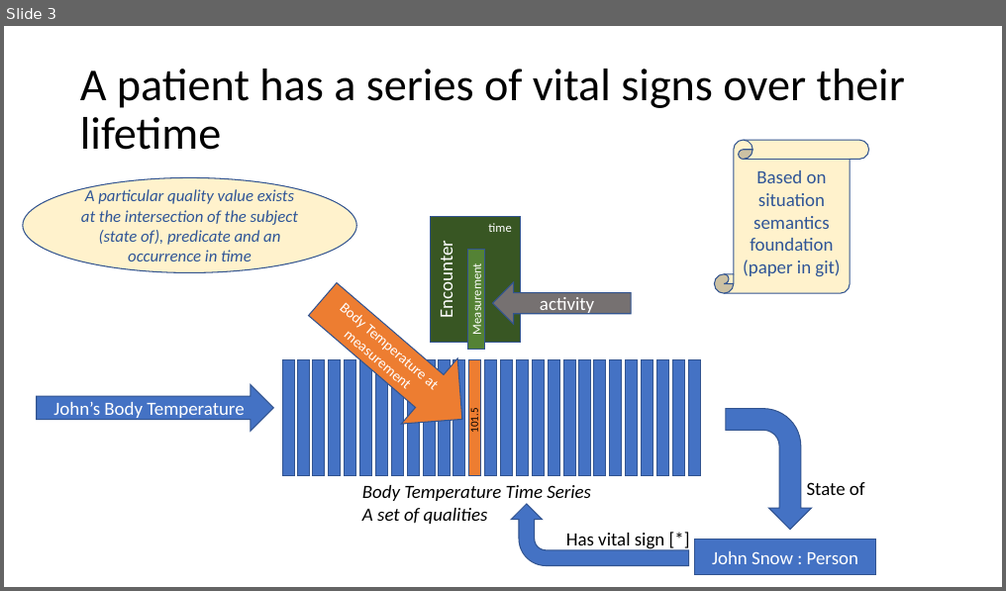
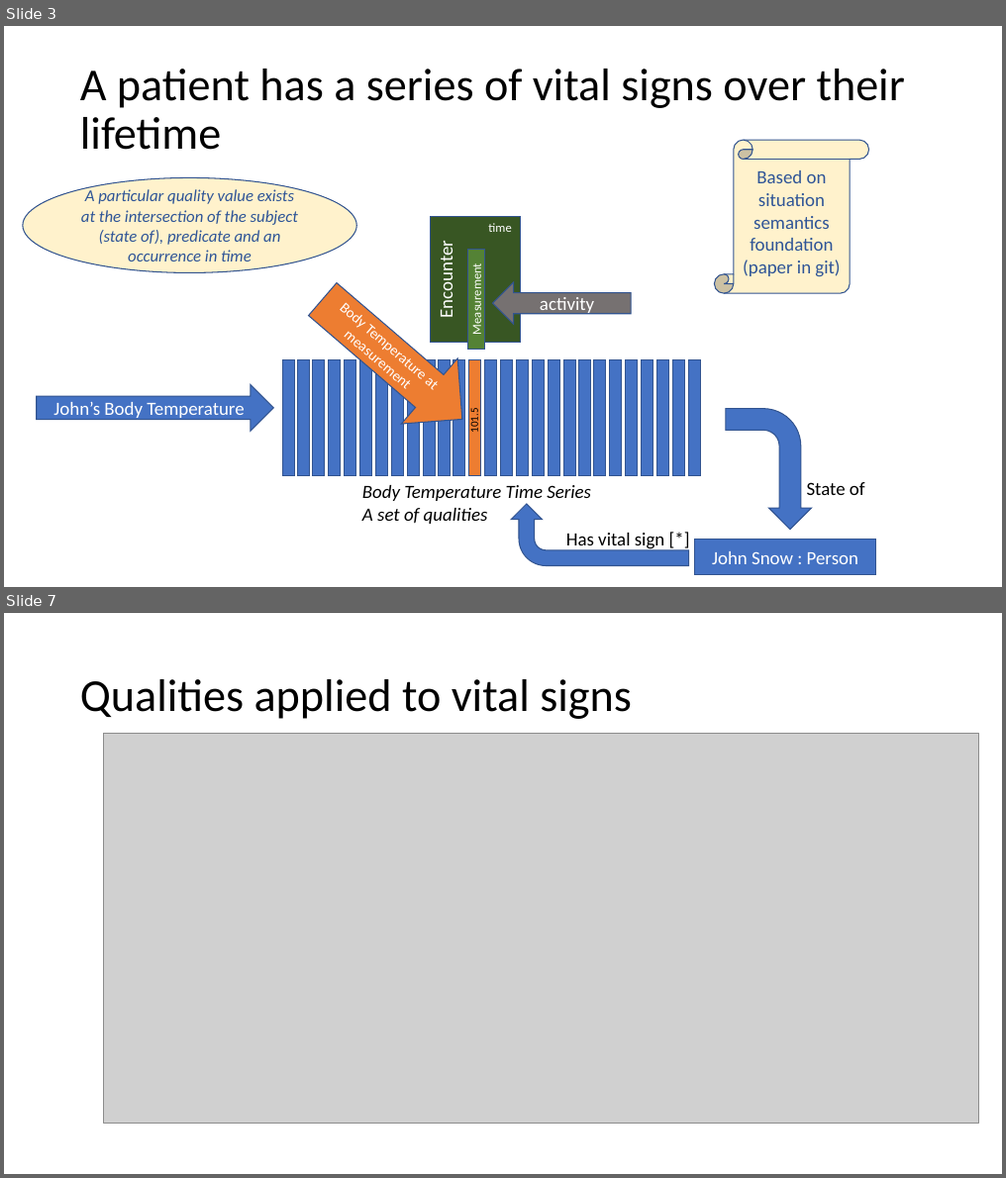
Before and after one commit to ModelDriven/OnticHealth, a slide deck: Documentation/Temporal Qualities.pptx. Shown one above the other, each under a label of ours: slide 3 before the commit, slides 3 and 7 after it; the slides between them are not shown. The pictures are 1006x591 and 1006x1178 pixels, drawn with LibreOffice and Linux fonts; fonts in the diff are those of the drawing; grey boxes stand for pictures. Boxes give left, top, right and bottom in pixels: in the first picture for what was removed or moved away, otherwise in the second. Text is boxed around its words. In the diff, an @@ line names an element or a change of style, - is before the commit and + after.

```diff
--- a/Documentation/Temporal Qualities.pptx
+++ b/Documentation/Temporal Qualities.pptx
@@ slide 7 added at (4,613,1002,1174), background #FFFFFF @@
@@ title added at (80,679,632,719), 44 pt, text #000000 @@
+Qualities applied to vital signs
@@ picture added at (104,734,979,1124) @@
```
Also in this commit, not shown: 1 slide changed, 4 other slides added, 22 other files.
